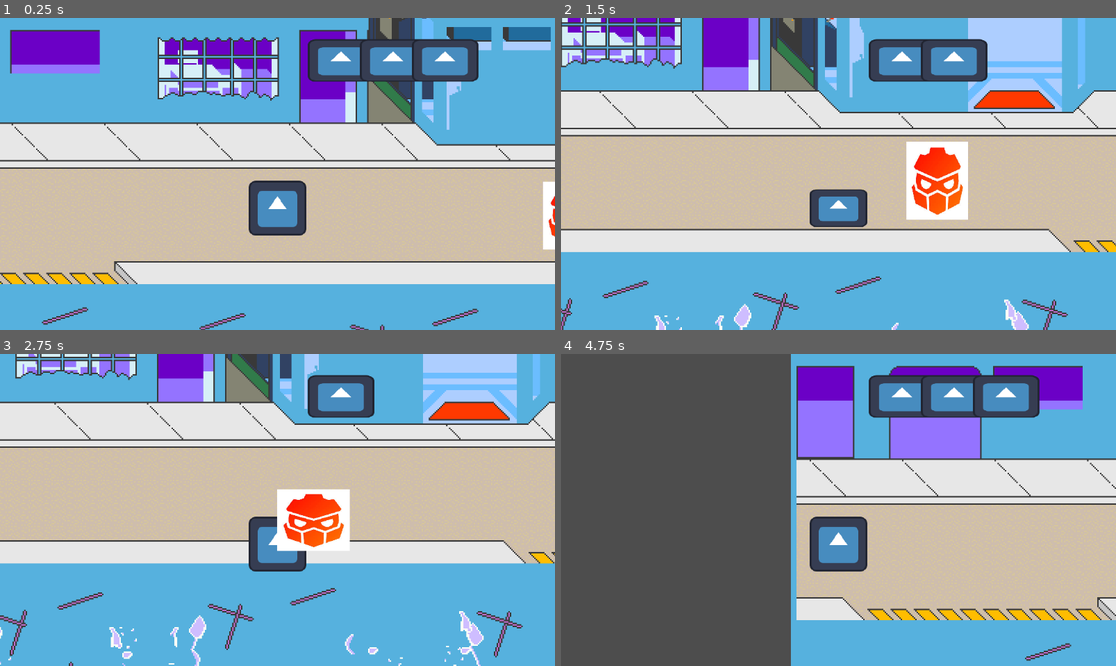
Above: before the commit, frames 1-4 (two rows, left to right).
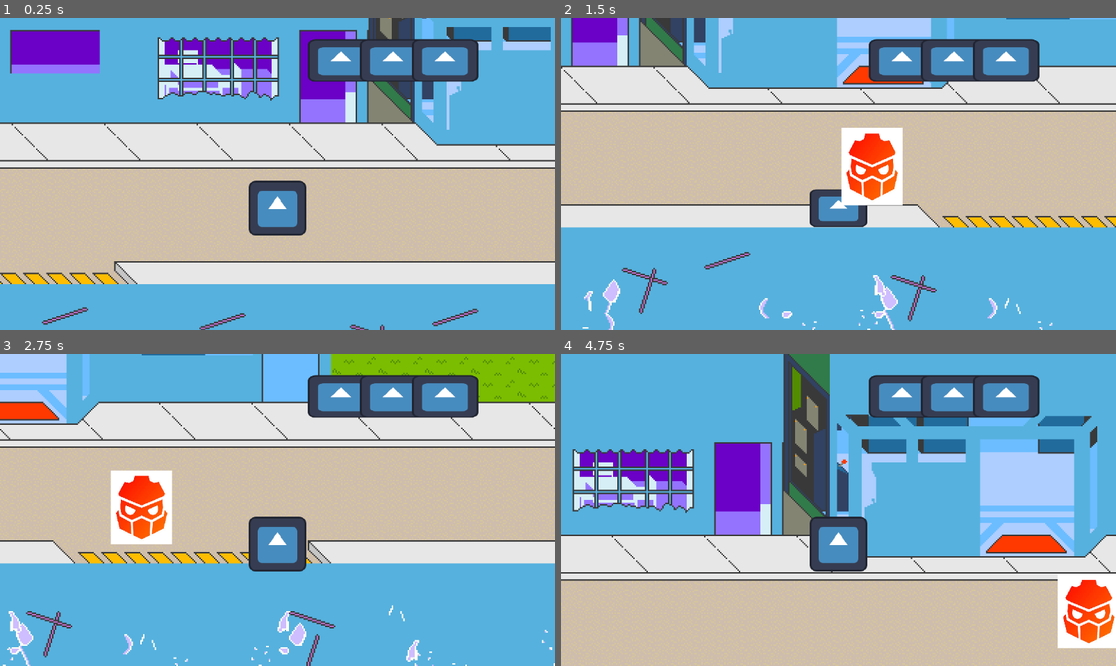
Above: after the commit, the same moments.

Repository: Franco-Pedrazzi/Chuche-proyect
Game: Godot game, scene res://mundos/mundo guiso/nivel_0.tscn
The game is run twice, just before and just after one commit, with the same random seed, the same clock (stepped at 60 frames per second) and the same inputs. The project has no main scene, so this scene is started directly. The engine's default icon, where the game draws it, is replaced by a stand-in: a white triangle on a blue panel in a dark square.
Inputs:
- Up to frame 1 (0.25 s): no input
- Up to frame 2 (1.5 s): tap Enter at 0.5 s; hold Right (right) 0.53-1.28 s; tap X (pegar) at 0.6, 1.35 s; hold Down (down) from 1.28 s (still down)
- Up to frame 3 (2.75 s): release Down (down) at 2.03 s; hold Right (right) from 2.03 s (still down); tap X (pegar) at 2.1 s
- Up to frame 4 (4.75 s): release Right (right) at 2.78 s; hold Up (up) 2.78-3.53 s; tap X (pegar) at 2.85, 3.6, 4.35 s; hold Left (left) from 3.53 s (still down)

The runs differ from the first frame. In frame 1, 0.5% of the frame differs, in the area x 97-100%, y 52-75%; in frame 2, 50%; in frame 3, 28%; in frame 4, 82%, in the area x 0-100%, y 0-100%.

Commit message:
termine lafuncion de pegar del jugador y recibir daño de los bots

Diff:
--- a/chuche-proyect--/mundos/mundo guiso/nivel_0.tscn
+++ b/chuche-proyect--/mundos/mundo guiso/nivel_0.tscn
@@ -39,8 +39,8 @@
 position = Vector2(-126, 336)
 shape = SubResource("RectangleShape2D_gxecd")
 
+[node name="EvilGodot" parent="." instance=ExtResource("4_x1hqg")]
+position = Vector2(443, 346)
+
 [node name="Shooter" parent="." instance=ExtResource("3_gxecd")]
-position = Vector2(968, 347)
-
-[node name="EvilGodot" parent="." instance=ExtResource("4_x1hqg")]
-position = Vector2(393, 351)
+position = Vector2(884, 350)
--- a/chuche-proyect--/objetos/characters/evilNpc/evilNPC.gd
+++ b/chuche-proyect--/objetos/characters/evilNpc/evilNPC.gd
@@ -13,14 +13,17 @@
 var move=Vector2.ZERO
 
 func _physics_process(delta: float) -> void:
-	if lives<=0:
-		queue_free()
-	if jugador!=null and esperar==false:
+
+	if jugador!=null and esperar==false and notStop:
 		move=position.direction_to(jugador.position)
 	else:
 		move=Vector2.ZERO
-	move=move.normalized()*SPEED
-	move=move_and_collide(move)
+
+	if lives<=0:
+		queue_free()
+	else:
+		move=move.normalized()*SPEED
+		move=move_and_collide(move)
 	move_and_slide()
 
 
@@ -37,7 +40,22 @@
 	stop=false
 	unidos=true
 	if body==jugador:
-		if !body.attacking:
+		await get_tree().create_timer(0.3).timeout
+		if body.attacking:
+
+			if stop==false:
+				lives-=1
+				var angle=(body.position - position).angle()
+				var direction = Vector2.RIGHT.rotated(angle)  # Mueve hacia la rotación actual
+				velocity = direction * SPEED*-1*120
+
+				notStop=false
+				await get_tree().create_timer(0.25).timeout
+				velocity = Vector2i(0,0)
+				await get_tree().create_timer(0.3).timeout
+				notStop=true
+
+		elif esperar:
 			animations.play("pegar")
 			esperar=true
 			unidos=true
@@ -45,21 +63,6 @@
 			if unidos:
 				_on_area_2d_2_body_entered(body)
 
-		if body.attacking:
-			await get_tree().create_timer(0.20).timeout
-			print("s")
-			if stop==false:
-				lives-=1
-				var angle=(body.position - position).angle()
-				var direction = Vector2.RIGHT.rotated(angle)  # Mueve hacia la rotación actual
-				velocity = direction * SPEED*-1
-
-				notStop=false
-				await get_tree().create_timer(0.25).timeout
-				notStop=true
-			if lives<=0:
-				get_tree().reload_current_scene()
-				return
 	await get_tree().create_timer(0.25).timeout
 	if unidos:
 		_on_area_2d_2_body_entered(body)
--- a/chuche-proyect--/objetos/characters/mateo/mateo.gd
+++ b/chuche-proyect--/objetos/characters/mateo/mateo.gd
@@ -38,12 +38,12 @@
 	unidos=true
 	if "type" in body and body!=self:
 
-
-		if "DamageType" in body:
+		if "DamageType" in body and !attacking:
 			if body.DamageType=="daño" or body.DamageType=="dañoInsta":
-				if body.DamageType=="daño":
+				if body.DamageType!="dañoInsta":
 					await get_tree().create_timer(0.27).timeout
-				if stop==false:
+				if stop==false and !attacking:
+					stop=true
 					lives-=1
 					var angle=(body.position - position).angle()
 					var direction = Vector2.RIGHT.rotated(angle)  # Mueve hacia la rotación actual
--- a/chuche-proyect--/objetos/characters/mateo/mateo.tscn
+++ b/chuche-proyect--/objetos/characters/mateo/mateo.tscn
@@ -6,6 +6,21 @@
 
 [sub_resource type="Animation" id="Animation_77krh"]
 resource_name = "Itel"
+tracks/0/type = "value"
+tracks/0/imported = false
+tracks/0/enabled = true
+tracks/0/path = NodePath(".:scale")
+tracks/0/interp = 1
+tracks/0/loop_wrap = true
+tracks/0/keys = {
+"times": PackedFloat32Array(0),
+"transitions": PackedFloat32Array(1),
+"update": 0,
+"values": [Vector2(0.868056, 0.927734)]
+}
+
+[sub_resource type="Animation" id="Animation_tphce"]
+length = 0.001
 tracks/0/type = "value"
 tracks/0/imported = false
 tracks/0/enabled = true
@@ -33,21 +48,6 @@
 "transitions": PackedFloat32Array(1, 1),
 "update": 0,
 "values": [Vector2(0.868056, 0.927734), Vector2(0.868056, 0.427735)]
-}
-
-[sub_resource type="Animation" id="Animation_tphce"]
-length = 0.001
-tracks/0/type = "value"
-tracks/0/imported = false
-tracks/0/enabled = true
-tracks/0/path = NodePath(".:scale")
-tracks/0/interp = 1
-tracks/0/loop_wrap = true
-tracks/0/keys = {
-"times": PackedFloat32Array(0),
-"transitions": PackedFloat32Array(1),
-"update": 0,
-"values": [Vector2(0.868056, 0.927734)]
 }
 
 [sub_resource type="AnimationLibrary" id="AnimationLibrary_660fa"]
--- a/chuche-proyect--/objetos/characters/shooter/shooter.gd
+++ b/chuche-proyect--/objetos/characters/shooter/shooter.gd
@@ -1,14 +1,16 @@
 extends CharacterBody2D
 var jugador=null
 var SPEED=2.5
-@export var DamageType="dañoInsta"
+@export var DamageType="null"
 @export var type="evilNpc"
 @onready var animations=$AnimationPlayer
 var move=Vector2.ZERO
 var scapeTime=false
 var Shooting=false
 var firstShoot=false
-
+var stop=false
+var lives=3
+var notStop=true
 func _physics_process(delta: float) -> void:
 	if Shooting:
 		if jugador!=null:
@@ -40,8 +42,11 @@
 	else:
 		move=Vector2.ZERO
 
-	move=move.normalized()*SPEED
-	move=move_and_collide(move)
+	if lives<=0:
+		queue_free()
+	else:
+		move=move.normalized()*SPEED
+		move=move_and_collide(move)
 	move_and_slide()
 
 
@@ -91,3 +96,24 @@
 		if body.type=="jugador":
 			Shooting=false
 			firstShoot=false
+
+
+
+
+
+func _on_hurt_box_body_entered(body: Node2D) -> void:
+	stop=false
+	if body==jugador:
+		await get_tree().create_timer(0.3).timeout
+		if body.attacking:
+			if stop==false:
+				lives-=1
+				var angle=(body.position - position).angle()
+				var direction = Vector2.RIGHT.rotated(angle)  # Mueve hacia la rotación actual
+				velocity = direction * SPEED*-1*120
+
+				notStop=false
+				await get_tree().create_timer(0.25).timeout
+				velocity = Vector2i(0,0)
+				await get_tree().create_timer(0.3).timeout
+				notStop=true
--- a/chuche-proyect--/objetos/characters/shooter/shooter.tscn
+++ b/chuche-proyect--/objetos/characters/shooter/shooter.tscn
@@ -17,25 +17,6 @@
 "update": 0,
 "values": [Vector2(0.186667, 0.24)]
 }
-
-[sub_resource type="Animation" id="Animation_8mdte"]
-resource_name = "caminar"
-loop_mode = 1
-tracks/0/type = "value"
-tracks/0/imported = false
-tracks/0/enabled = true
-tracks/0/path = NodePath("../../Shooter:scale")
-tracks/0/interp = 1
-tracks/0/loop_wrap = true
-tracks/0/keys = {
-"times": PackedFloat32Array(0, 0.5, 1),
-"transitions": PackedFloat32Array(1, 1, 1),
-"update": 0,
-"values": [Vector2(0.186667, 0.24), Vector2(0.186667, 0.171111), Vector2(0.186667, 0.24)]
-}
-
-[sub_resource type="Animation" id="Animation_iyvs0"]
-resource_name = "default"
 
 [sub_resource type="Animation" id="Animation_rjjjd"]
 resource_name = "Shoot"
@@ -67,6 +48,25 @@
 }]
 }
 
+[sub_resource type="Animation" id="Animation_8mdte"]
+resource_name = "caminar"
+loop_mode = 1
+tracks/0/type = "value"
+tracks/0/imported = false
+tracks/0/enabled = true
+tracks/0/path = NodePath("../../Shooter:scale")
+tracks/0/interp = 1
+tracks/0/loop_wrap = true
+tracks/0/keys = {
+"times": PackedFloat32Array(0, 0.5, 1),
+"transitions": PackedFloat32Array(1, 1, 1),
+"update": 0,
+"values": [Vector2(0.186667, 0.24), Vector2(0.186667, 0.171111), Vector2(0.186667, 0.24)]
+}
+
+[sub_resource type="Animation" id="Animation_iyvs0"]
+resource_name = "default"
+
 [sub_resource type="AnimationLibrary" id="AnimationLibrary_psosv"]
 _data = {
 &"RESET": SubResource("Animation_sae0v"),
@@ -75,14 +75,17 @@
 &"default": SubResource("Animation_iyvs0")
 }
 
-[sub_resource type="RectangleShape2D" id="RectangleShape2D_u5x76"]
-size = Vector2(34, 30.7624)
+[sub_resource type="RectangleShape2D" id="RectangleShape2D_dxvhq"]
+size = Vector2(23.9241, 53.7729)
 
 [sub_resource type="CircleShape2D" id="CircleShape2D_gm2mo"]
 radius = 15.3485
 
 [sub_resource type="CircleShape2D" id="CircleShape2D_q1p3w"]
 radius = 80.0
+
+[sub_resource type="RectangleShape2D" id="RectangleShape2D_q1p3w"]
+size = Vector2(42, 54)
 
 [node name="Shooter" type="CharacterBody2D"]
 collision_layer = 2
@@ -101,9 +104,9 @@
 texture = ExtResource("2_qcgs2")
 
 [node name="CollisionShape2D" type="CollisionShape2D" parent="."]
-position = Vector2(0, 4.5)
-scale = Vector2(0.756398, -1.24884)
-shape = SubResource("RectangleShape2D_u5x76")
+position = Vector2(-0.5, 3.5)
+scale = Vector2(1.12857, 0.650886)
+shape = SubResource("RectangleShape2D_dxvhq")
 
 [node name="DetectionZone" type="Area2D" parent="."]
 scale = Vector2(0.84, 0.720001)
@@ -129,8 +132,15 @@
 position = Vector2(0, 2.42495)
 shape = SubResource("CircleShape2D_q1p3w")
 
+[node name="hurtBox" type="Area2D" parent="."]
+
+[node name="CollisionShape2D" type="CollisionShape2D" parent="hurtBox"]
+position = Vector2(0, 2)
+shape = SubResource("RectangleShape2D_q1p3w")
+
 [connection signal="body_entered" from="DetectionZone" to="." method="_on_detection_zone_body_entered"]
 [connection signal="body_entered" from="InteractionArea" to="." method="_on_interaction_area_body_entered"]
 [connection signal="body_exited" from="InteractionArea" to="." method="_on_interaction_area_body_exited"]
 [connection signal="body_entered" from="Distance" to="." method="_on_distance_body_entered"]
 [connection signal="body_exited" from="Distance" to="." method="_on_distance_body_exited"]
+[connection signal="body_entered" from="hurtBox" to="." method="_on_hurt_box_body_entered"]
--- a/chuche-proyect--/objetos/items/bullet/bullet.gd
+++ b/chuche-proyect--/objetos/items/bullet/bullet.gd
@@ -1,6 +1,6 @@
 extends CharacterBody2D
-
-@export var type="dañoInsta"
+@export var DamageType="dañoInsta"
+@export var type="bullet"
 @export var vel=Vector2i(0,0)
 @export var jugador=null
 var move=Vector2.ZERO
Not shown: 1 places in chuche-proyect--/objetos/characters/shooter/shooter.tscn that only renumber resources
